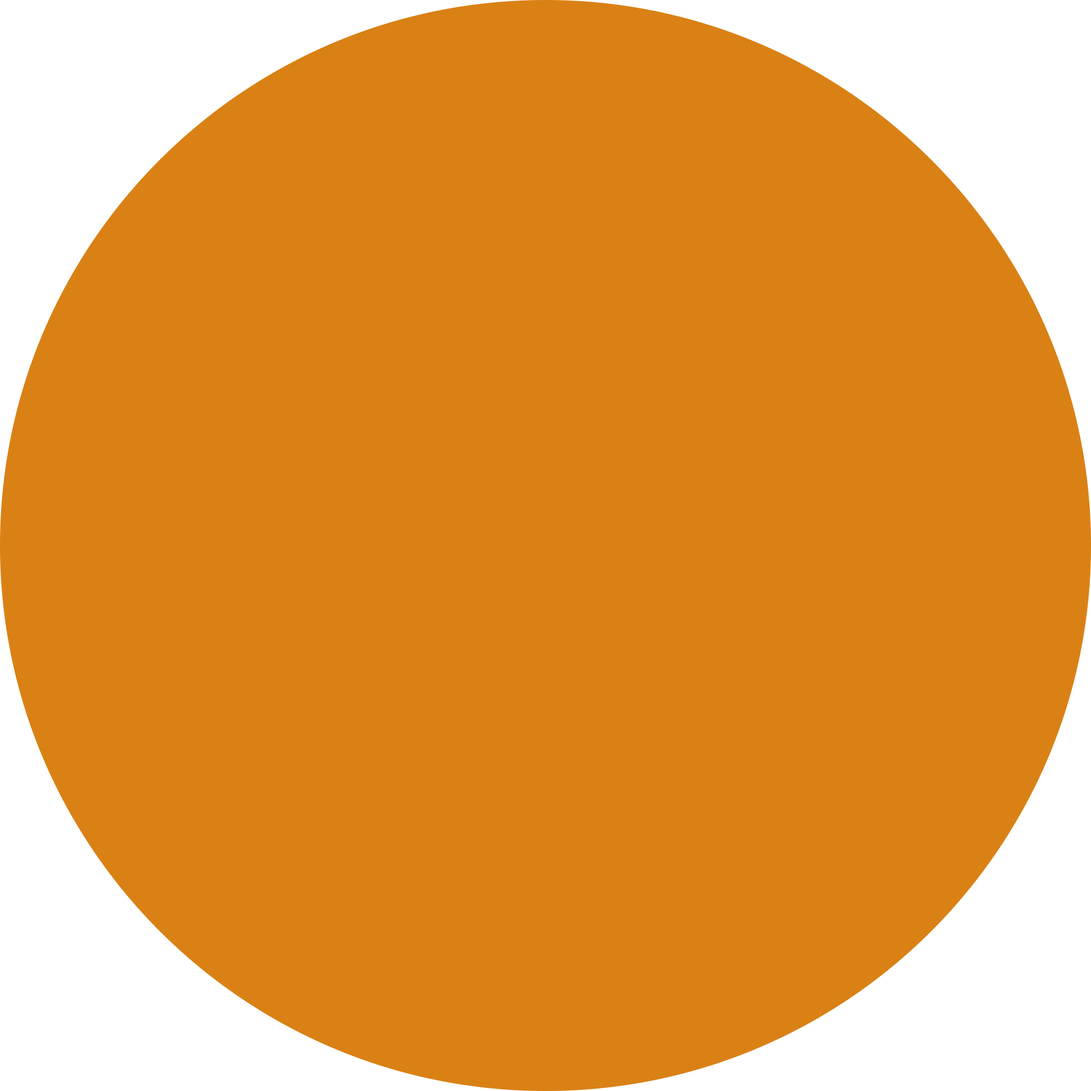
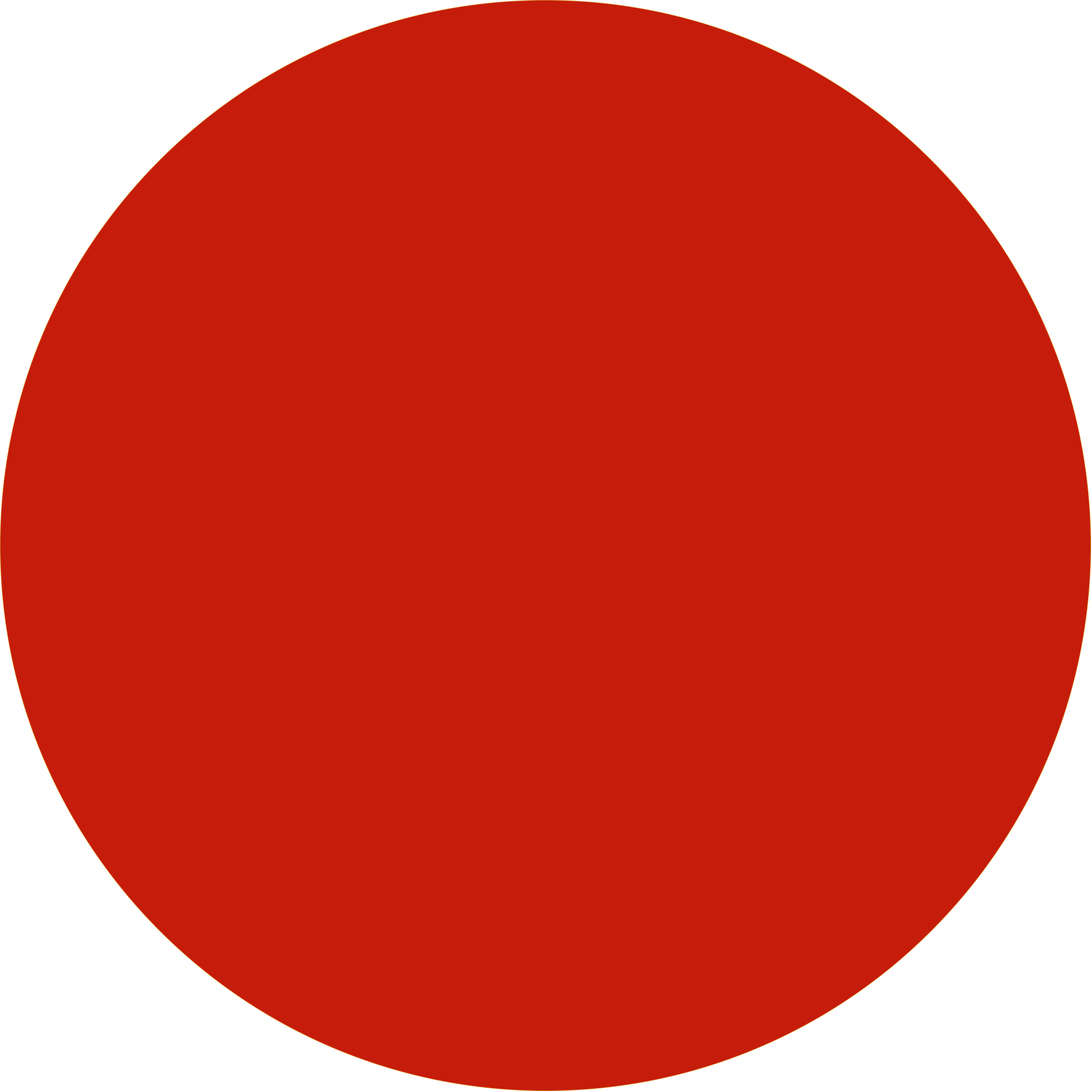
Layer changes from the first 1091 x 1091 image to the second:
painted on "Ellipse 1" over [0, 0, 1091, 1091]
